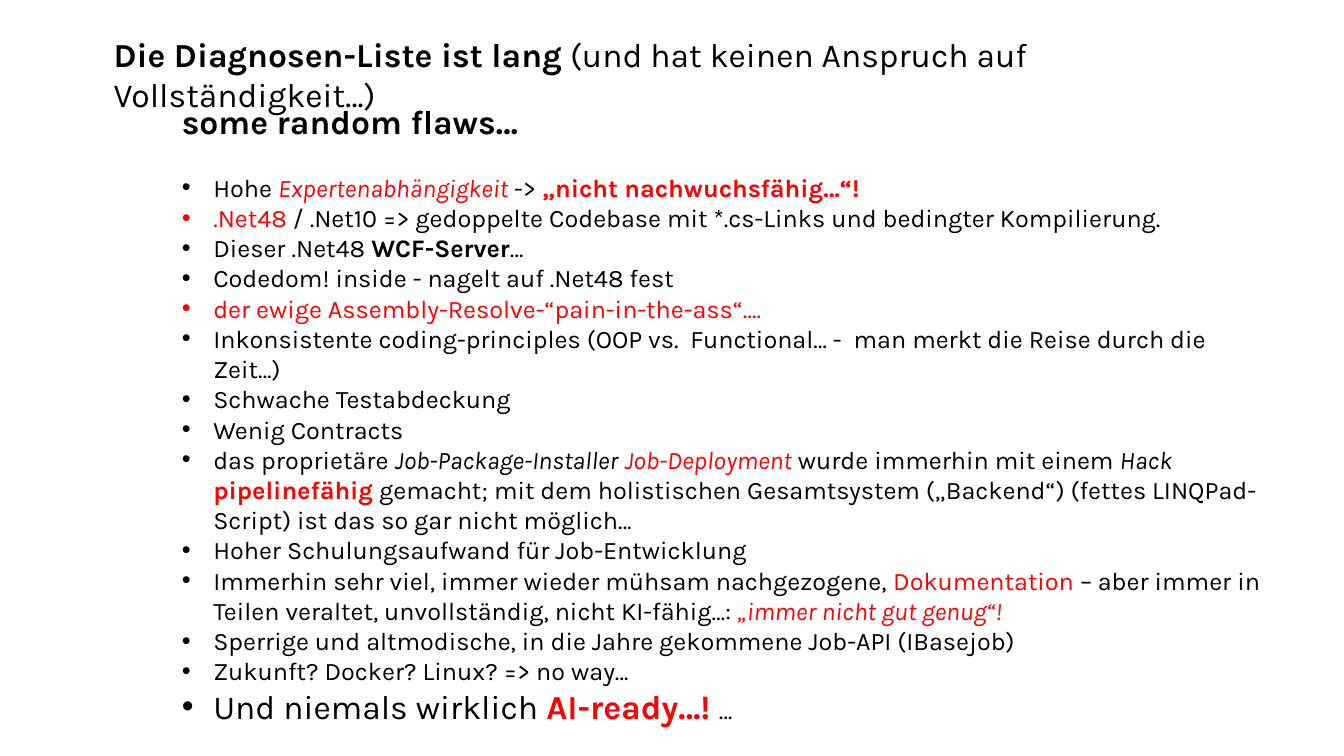
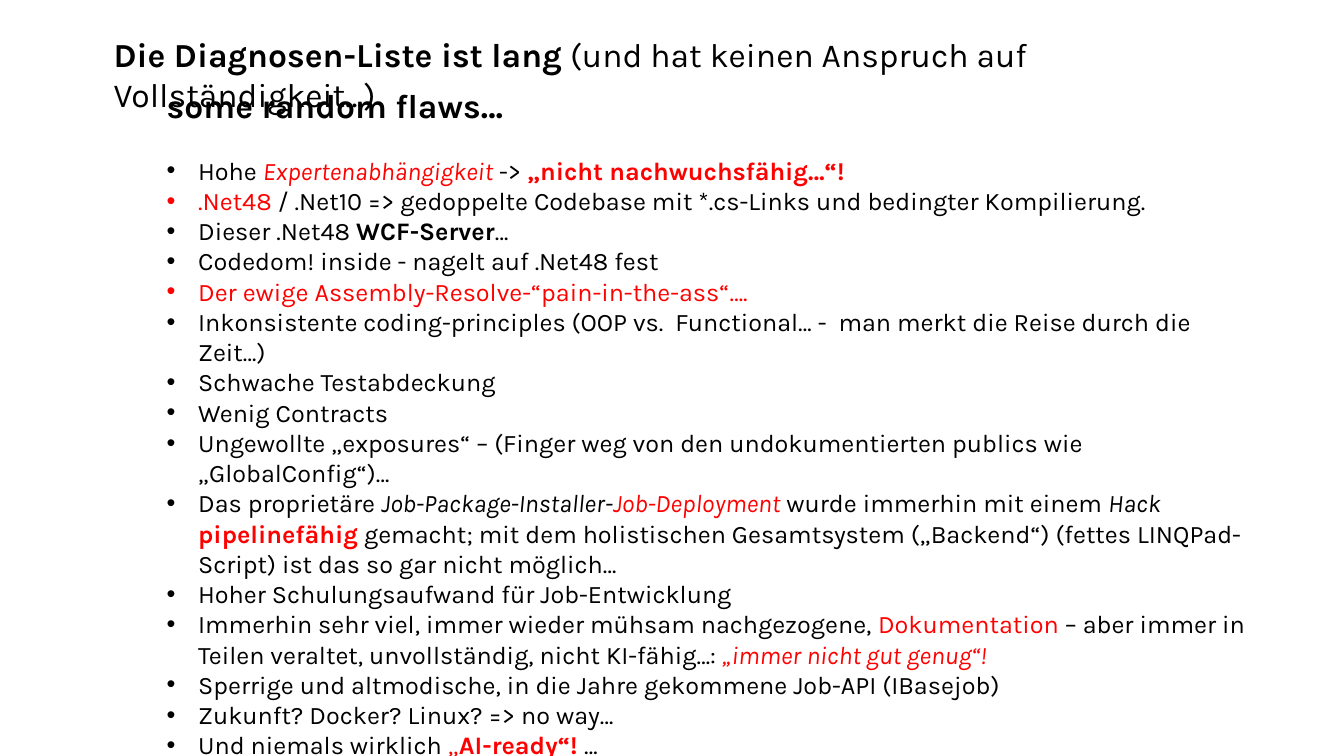
Before and after one commit to ckluth/josyn-platform, a slide deck: slide 2 of josyn-intro.pptx. Drawn at 1344x756 pixels with LibreOffice and Linux fonts; fonts in the diff are those of the drawing. Boxes give left, top, right and bottom in pixels: in the first picture for what was removed or moved away, otherwise in the second. Text is boxed around its words. In the diff, an @@ line names an element or a change of style, - is before the commit and + after.

```diff
--- a/josyn-intro.pptx
+++ b/josyn-intro.pptx
@@ text "some random flaws…" moved from (x1=182, y1=104, x2=1260, y2=728) to (x1=167, y1=87, x2=1245, y2=725) @@
@@ text at (x1=198, y1=283, x2=748, y2=307): text changed @@
-• der ewige Assembly-Resolve-“pain-in-the-ass“….
+• Der ewige Assembly-Resolve-“pain-in-the-ass“….
@@ text at (x1=198, y1=434, x2=1241, y2=579): text changed @@
-• das proprietäre Job-Package-Installer Job-Deployment wurde immerhin mit einem Hack pipelinefähig gemacht; mit dem holistischen Gesamtsystem („Backend“) (fettes LINQPad-Script) ist das so gar nicht möglich…
+• Ungewollte „exposures“ – (Finger weg von den undokumentierten publics wie „GlobalConfig“)…
+• Das proprietäre Job-Package-Installer-Job-Deployment wurde immerhin mit einem Hack pipelinefähig gemacht; mit dem holistischen Gesamtsystem („Backend“) (fettes LINQPad-Script) ist das so gar nicht möglich…
@@ text at (x1=213, y1=696, x2=710, y2=728): text changed; size 24 to 18 pt @@
-• Und niemals wirklich AI-ready…! …
+• Und niemals wirklich „AI-ready“! …
```
Also in this commit, not shown: 4 other slides changed, 1 slide added, 6 slides removed.
